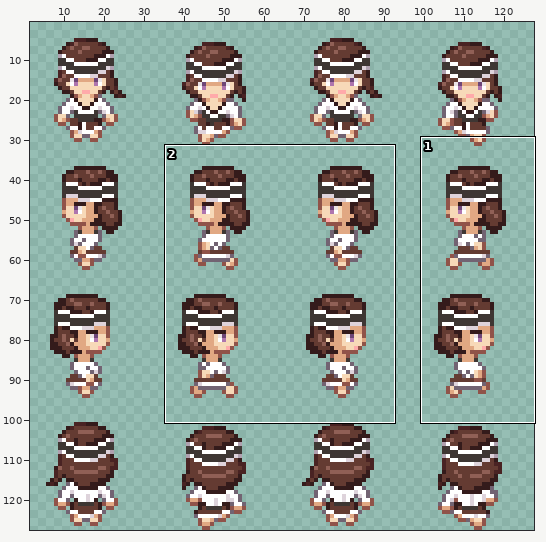
Two versions of one sprite sheet, Assets/Sprites/KavaPrincess_Full.png. Above: a wide view before the commit, with the close-up outlined.
Close-up. Earlier state:
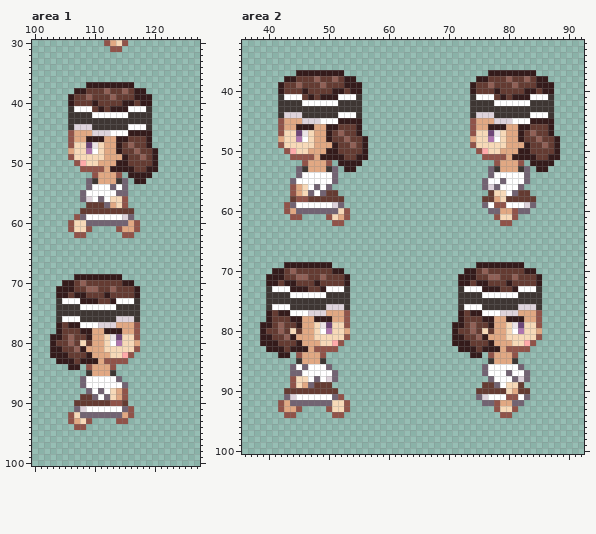
The file is 128x128 pixels. Shown: area 1: x 100..127, y 30..100; area 2: x 36..92, y 32..100. The wide view leaves out empty margins. The commit also changed other parts of the picture, which this record leaves out.
After:
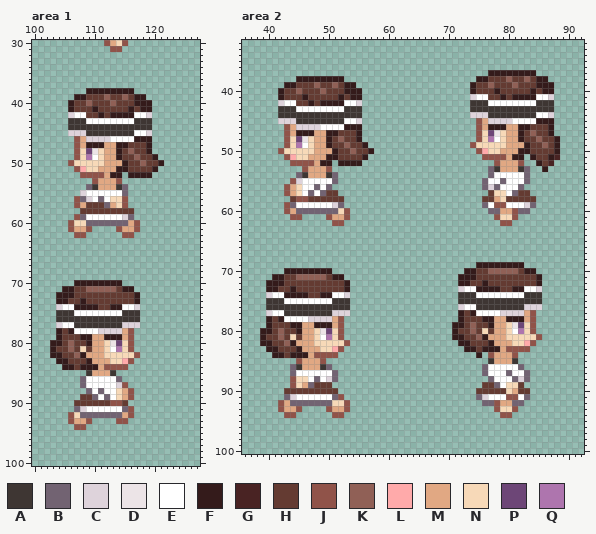
Palette (. is transparent): A #3e3633  B #726372  C #ded3db  D #ece4e7  E #ffffff  F #341b1b  G #492323  H #643b32  J #905349  K #906056  L #ffaaaa  M #e1a883  N #f7d9b8  P #6d4677  Q #ae75ae
Edits made:
Changed rows in their new state; - is an unchanged pixel.
Area 1:
first column x 106:
 37 ---........-----
 38 -..FFFFFFFF..---
 39 .FFH--KH-K---.--
 40 ---KH--K-HHF----
 41 FHHHFH-HHHFHFF--
 42 CEEHHFHFFFFEEC--
 43 ---EEEEEEEE-----
 44 -AAA------AAA---
 45 CCCAAAAAAAAEEC--
 46 .J-CCCCEEEEFF---
 47 .JMFFF---FH-----
 48 .J-PD-----KH-F.-
 49 .J-QE---FH-KH---
 50 JNN--N--M---K-HF
 51 -JLNNM-M--H--H--
 52 --JJ-J-FF-------
 53 ---.J---J.-..---
 54 ----AMMMA-------
 55 --C-----E-------
 56 -J--------------
 57 -JM-------------
first column x 107:
 61 MM
first column x 103:
 69 ----........---
 70 --..FFFFFFFF..-
 71 -.------KK--FF.
 72 ---FHH---H-----
 73 -FFHH-HH--HHHHF
 74 -CEEFFFFHHFFEEC
 75 ----EEEEEEEE---
 76 --AAA------AAA-
 77 -CEEAAAAAAAACCC
 78 ---FEEEECCCC-J.
 79 .--H-F---FFFMJ.
 80 -F---HF---DP-J.
 81 -H-KHNH---EQ-J.
 82 --H-KFM--N--NNJ
 83 ---H-H-M-MNNLJ-
 84 --F-HFFF-J-JJ--
 87 -----------CJ--
 88 ----------ENMJ-
 89 ----------ENMJ-
first column x 108:
 93 M
Area 2:
first column x 42:
 37 ---........------------------------------------
 38 -..FFFFFFFF..----------------------------------
 39 .FFH--KH-K---.---------------------------------
 40 ---KH--K-HHF-----------------------------H-----
 41 FHHHFH-HHHFHFF------------------C--H------F--C-
 42 CEEHHFHFFFFEEC---------------------E------E----
 43 ---EEEEEEEE------------------------------------
 44 -AAA------AAA-------------------C--A------A--C-
 45 CCCAAAAAAAAEEC------------------.J-C------E----
 46 .J-CCCCEEEEFF-------------------.J-------------
 47 .JMFFF---FH---------------------.J-------------
 48 .J-PD-----KH-F.-----------------.J-------------
 49 .J-QE---FH-KH----------------------------------
 50 JNN--N--M---K-HF-------------------------------
 51 -JLNNM-M--H--H---------------------------.----G
 52 --JJ-J-FF---------------------------------.-HG-
 53 ---.J---J.-..------------------------------.---
 54 ----AMMMA--------------------------------------
 55 --JC-------------------------------------------
 56 -JMNE------------------------------------------
 57 -JMNE------------------------------------------
first column x 51:
 61 M
first column x 39:
 69 ----........-----------------------------------
 70 --..FFFFFFFF..-----------------------HKKKKK----
 71 -.------KK--FF.-----------------------HH--H----
 72 ---FHH---H--------------------------H----H-----
 73 -FFHH-HH--HHHHF------------------C--F------F--C
 74 -CEEFFFFHHFFEEC---------------------E------E---
 75 ----EEEEEEEE-----------------------------------
 76 --AAA------AAA-------------------C--A------A--C
 77 -CEEAAAAAAAACCC---------------------E------C-J.
 78 ---FEEEECCCC-J.------------------------------J.
 79 .--H-F---FFFMJ.------------------------------J.
 80 -F---HF---DP-J.------------------------------J.
 81 -H-KHNH---EQ-J.--------------------------------
 82 --H-KFM--N--NNJ-----------------.--------------
 83 ---H-H-M-MNNLJ-------------------.-------------
 84 --F-HFFF-J-JJ----------------------.-----------
 85 ------J---J------------------------------------
 86 ------AMMMA------------------------------------
 87 ------E----------------------------------------
first column x 51:
 93 MM
